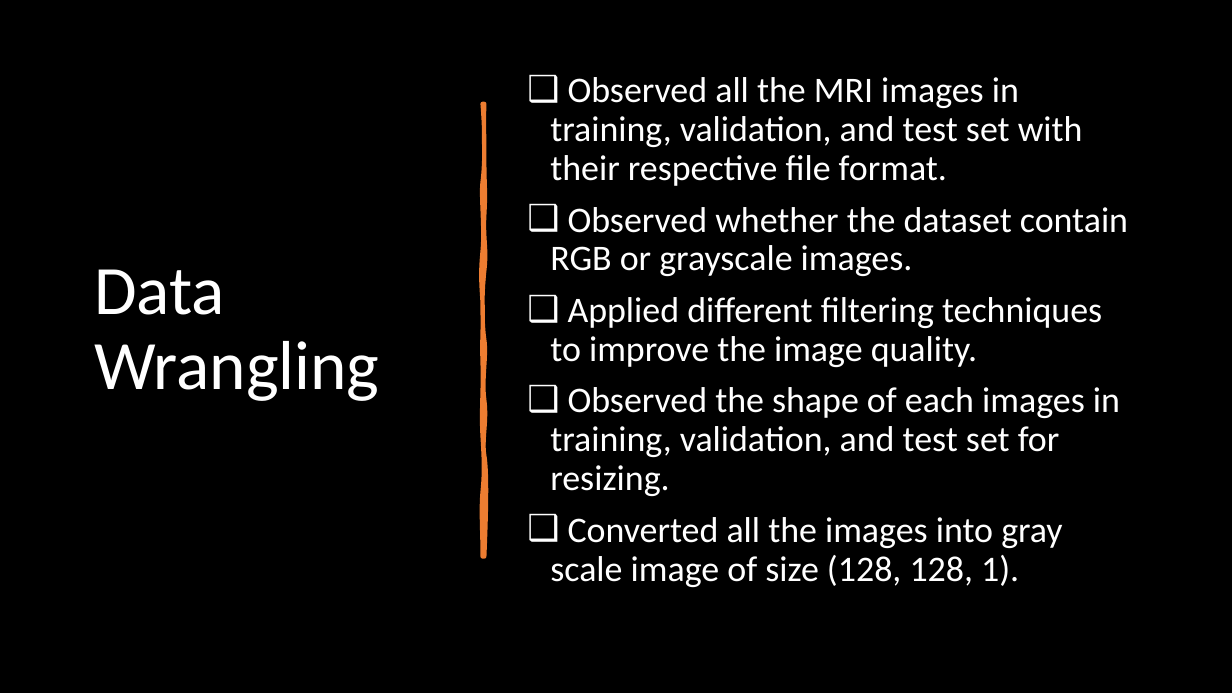
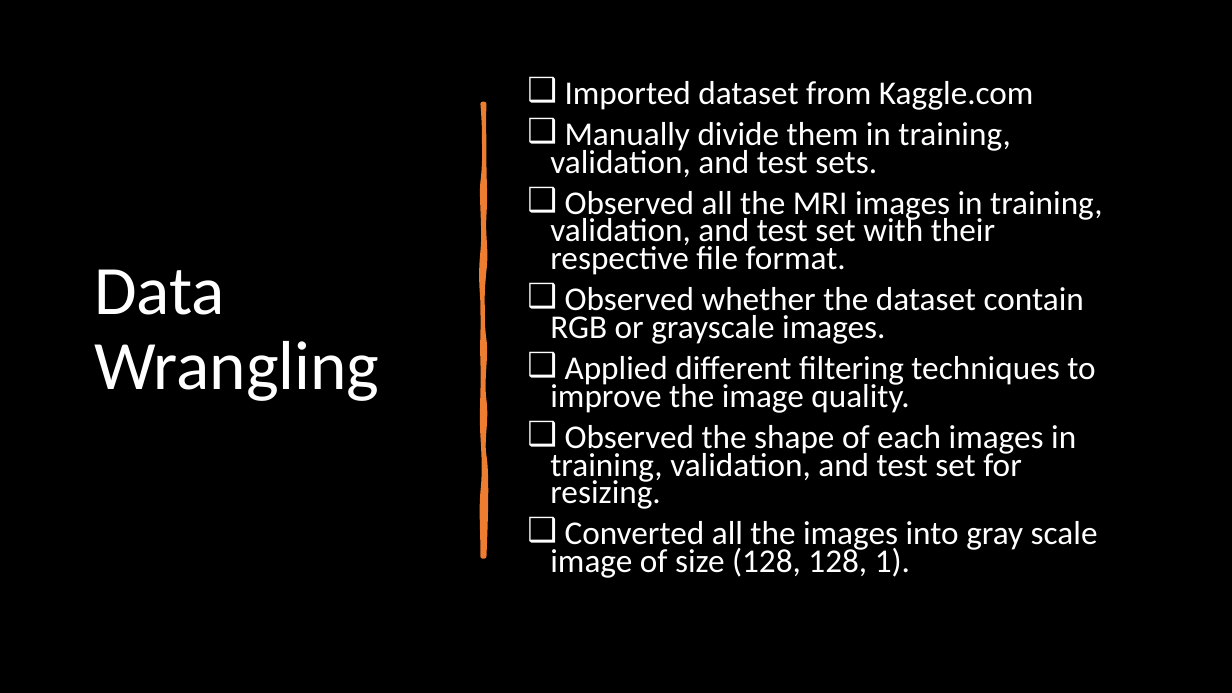
Before and after one commit to ahmedshahjahan/Data-Science-Capstone-Project-Brain-Tumor-Classification-Using-Deep-Learning, a slide deck: slide 8 of Capstone_Three_Final_Presentation (Shahjahan Ahmed).pptx. Drawn at 1232x693 pixels with LibreOffice and Linux fonts; fonts in the diff are those of the drawing. Boxes give left, top, right and bottom in pixels: in the first picture for what was removed or moved away, otherwise in the second. Text is boxed around its words. In the diff, an @@ line names an element or a change of style, - is before the commit and + after.

```diff
--- a/Capstone_Three_Final_Presentation (Shahjahan Ahmed).pptx
+++ b/Capstone_Three_Final_Presentation (Shahjahan Ahmed).pptx
@@ text at (550,81,1034,177): paragraphs added @@
+❑ Imported dataset from Kaggle.com
+❑ Manually divide them in training, validation, and test sets.
@@ text at (550,191,1102,578): size 28 to 25.9 pt in "Observed all the MRI images in training, ...", "Observed whether the dataset contain RGB or ...", "Applied different filtering techniques to improve the ...", "Observed the shape of each images in ..." and 1 more places; line spacing 0.9 to 0.7 @@
```
